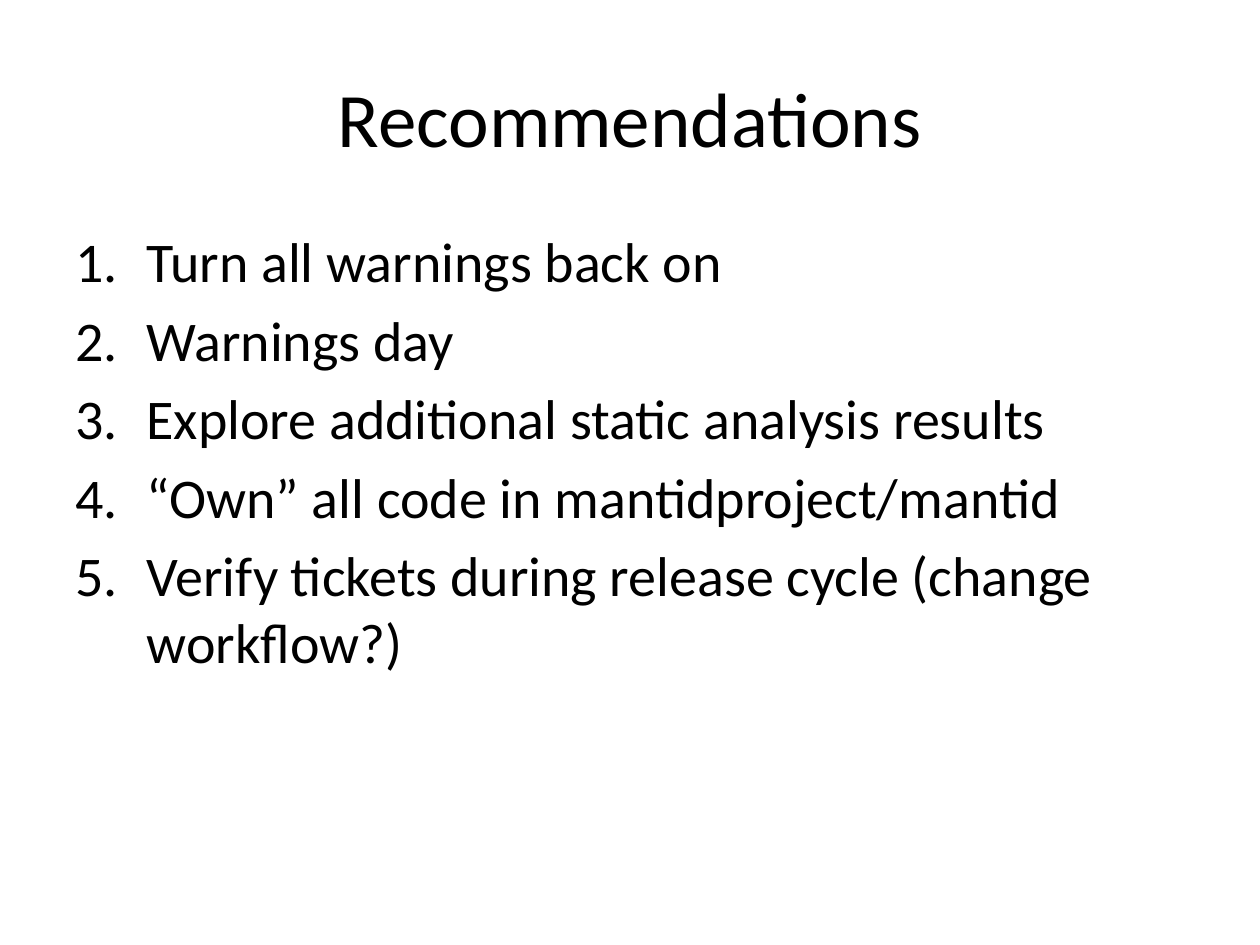
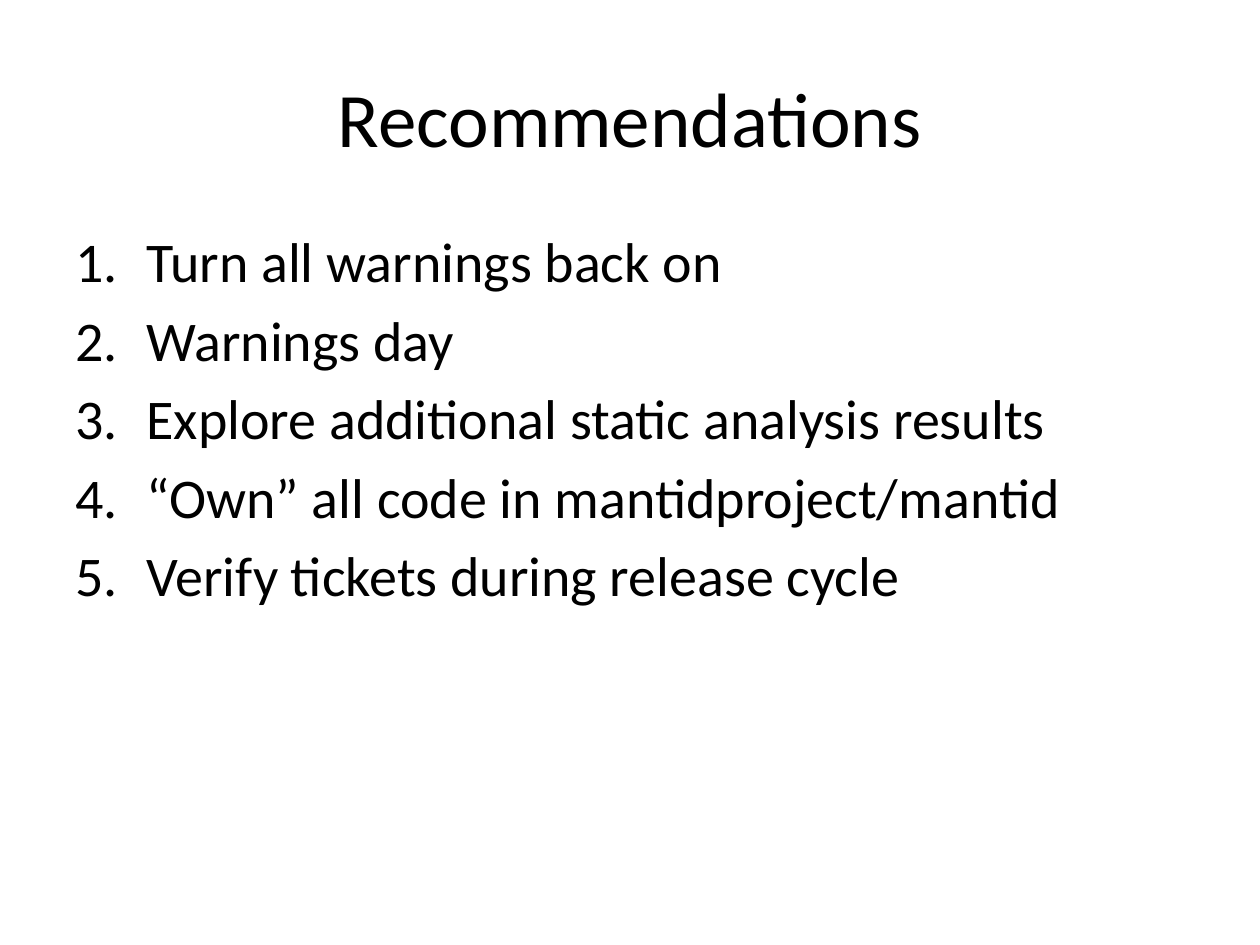
Before and after one commit to mantidproject/documents, a slide deck: slide 17 of Presentations/DevMeeting20120208_stablemaster.pptx (slide 15 before the commit). Drawn at 1260x945 pixels with LibreOffice and Linux fonts; fonts in the diff are those of the drawing. Boxes give left, top, right and bottom in pixels: in the first picture for what was removed or moved away, otherwise in the second. Text is boxed around its words. In the diff, an @@ line names an element or a change of style, - is before the commit and + after.

```diff
--- a/Presentations/DevMeeting20120208_stablemaster.pptx
+++ b/Presentations/DevMeeting20120208_stablemaster.pptx
@@ text at [146,557,900,606]: text changed @@
-5. Verify tickets during release cycle (change workflow?)
+5. Verify tickets during release cycle
```
Also in this commit, not shown: 2 other slides changed, 2 slides added.
